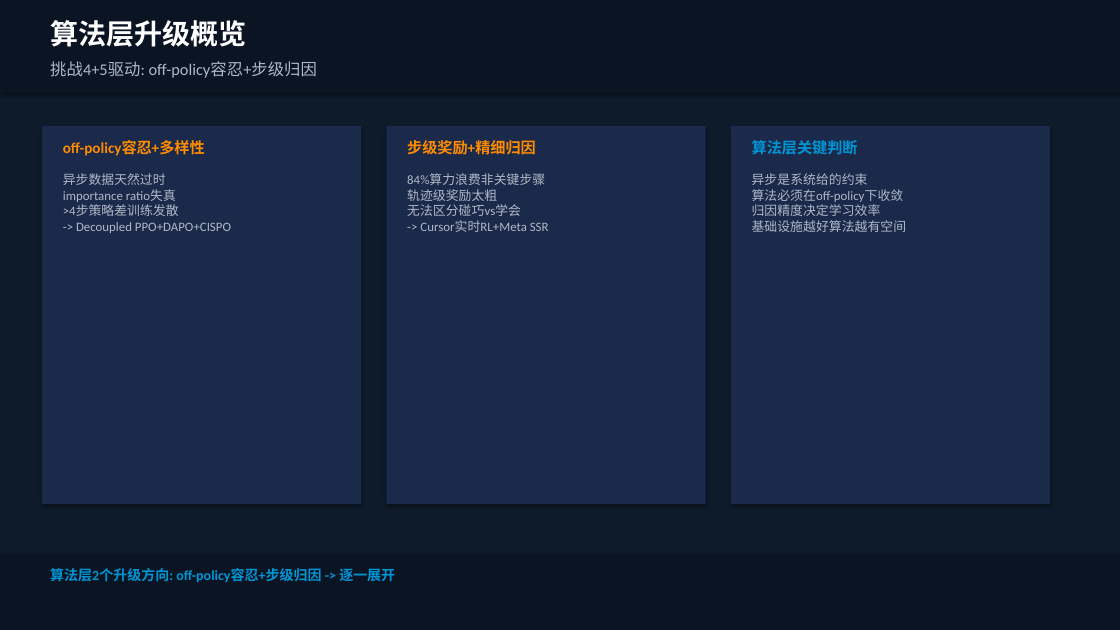
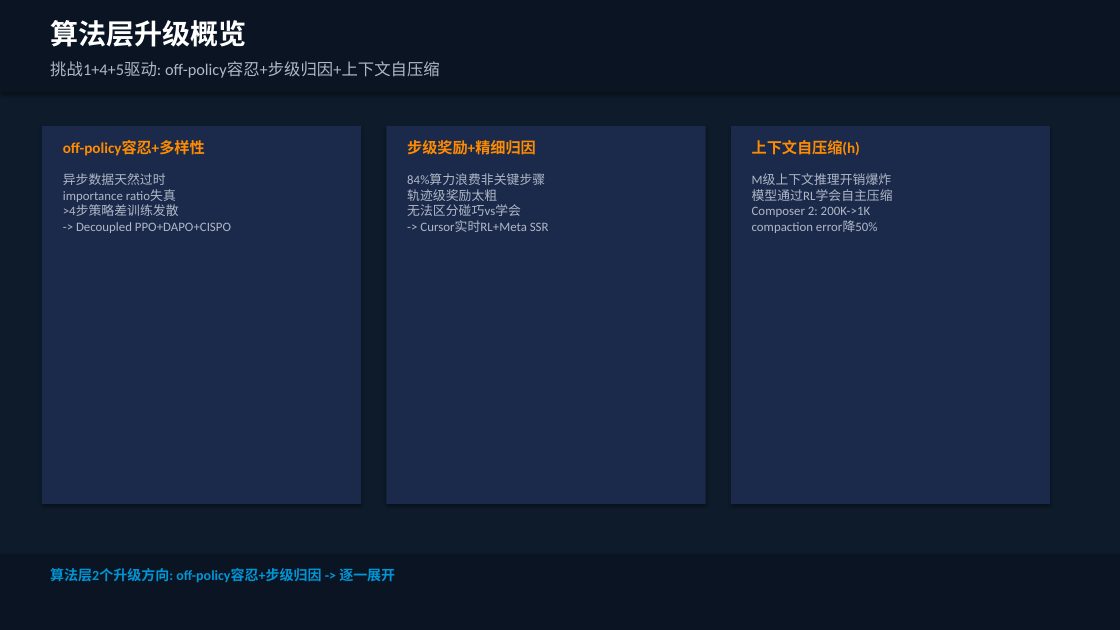
Before and after one commit to zhshgmail/tmp01, a slide deck: slide 12 of Agentic_RL_后训练洞察.pptx. Drawn at 1120x630 pixels with LibreOffice and Linux fonts; fonts in the diff are those of the drawing. Boxes give left, top, right and bottom in pixels: in the first picture for what was removed or moved away, otherwise in the second. Text is boxed around its words. In the diff, an @@ line names an element or a change of style, - is before the commit and + after.

Commit message:
PPTX更新：P4加h行+P12第三卡片改为上下文自压缩

```diff
--- a/Agentic_RL_后训练洞察.pptx
+++ b/Agentic_RL_后训练洞察.pptx
@@ text at <box>50,61,440,78</box>: text changed @@
-挑战4+5驱动: off-policy容忍+步级归因
+挑战1+4+5驱动: off-policy容忍+步级归因+上下文自压缩
@@ text at <box>752,140,860,155</box>: text changed; text colour #0096D6 to #FF8C00 @@
-算法层关键判断
+上下文自压缩(h)
@@ text at <box>752,174,893,233</box>: text changed @@
-异步是系统给的约束
-算法必须在off-policy下收敛
-归因精度决定学习效率
-基础设施越好算法越有空间
+M级上下文推理开销爆炸
+模型通过RL学会自主压缩
+Composer 2: 200K->1K
+compaction error降50%
```
Also in this commit, not shown: 1 other slide changed.
